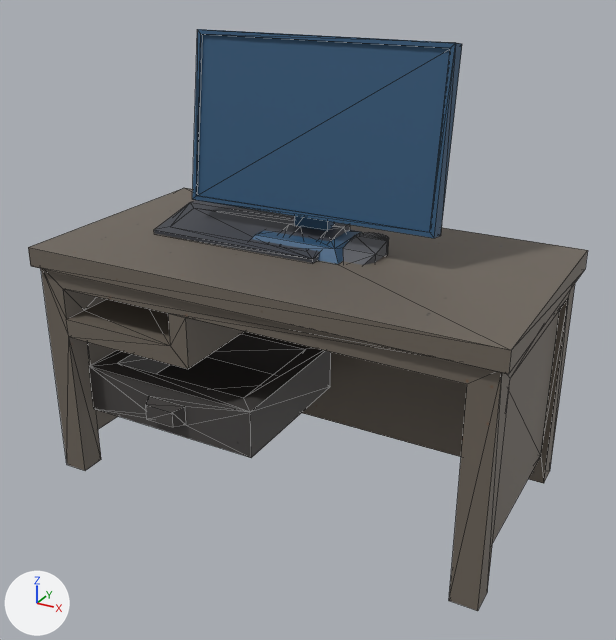
One commit to the glTF model unity/Assets/Art/BlenderBaked/prop-desk/mesh_prop-desk.glb: the scene before it, then after it.
Both versions are drawn from a camera (50 mm lens) standing at (1.459, -1.352, 1.237) and looking at (0.577, 0.252, 0.436). Lighting does not change. The marker at lower left points along +X, +Y and +Z. The older version comes first. Mesh edges are drawn as thin lines. Vertices at exactly the same position are counted once.

Before the edit, the objects in view are built like this:
```python
me_mesh_desk = bpy.data.meshes.new('Mesh desk')
me_mesh_desk.from_pydata(...)  # 191 vertices, 362 faces; spans x -0.016..1.124, y -0.016..0.59, z 0.0..1.062
me_mesh_desk.materials.append(mat_m_prop_desk)
ob_mesh_prop_desk = bpy.data.objects.new('mesh_prop-desk', me_mesh_desk)
ob_mesh_prop_desk.location = (0.0, 0.0, 0.0)
```
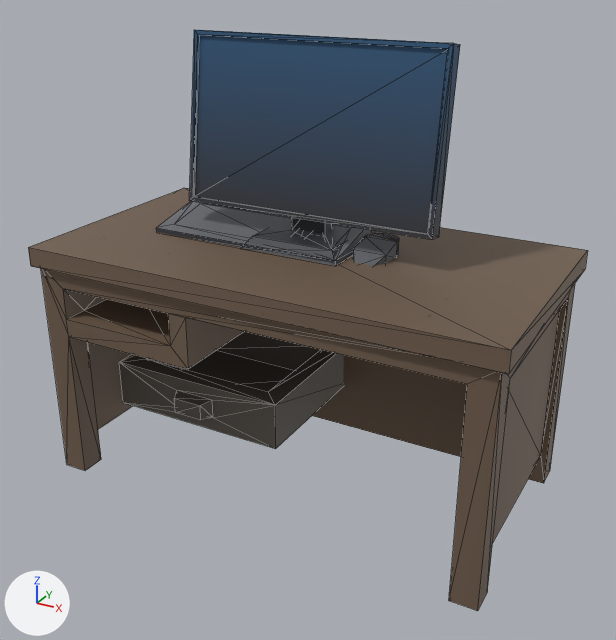
Where the change shows, as pixel boxes [x1, y1, x2, y2] in the pictures (616 x 640 px; the box of a moved part takes in the faces that stretch with it):
```json
{"object": "mesh_prop-desk", "change": "reshaped, recoloured", "before": [28, 29, 588, 611], "after": [28, 30, 588, 611]}
{"part": 1, "of": "me_mesh_desk", "change": "moved or reshaped", "before": [89, 332, 331, 458], "after": [119, 332, 344, 449]}
{"part": 2, "of": "me_mesh_desk", "change": "moved or reshaped", "before": [192, 29, 462, 264], "after": [189, 30, 460, 266]}
{"part": 3, "of": "me_mesh_desk", "change": "moved or reshaped", "before": [154, 200, 350, 263], "after": [156, 201, 375, 264]}
{"part": 4, "of": "me_mesh_desk", "change": "moved or reshaped", "before": [343, 232, 389, 265], "after": [353, 233, 399, 266]}
{"part": 5, "of": "me_mesh_desk", "change": "recoloured", "before": [58, 188, 553, 611], "after": [58, 188, 553, 611]}
{"part": 6, "of": "me_mesh_desk", "change": "edited", "before": [133, 201, 389, 436], "after": [133, 201, 389, 436], "on screen": "looks the same"}
{"part": 7, "of": "me_mesh_desk", "change": "recoloured", "before": [192, 30, 460, 238], "after": [192, 30, 460, 238]}
{"part": 8, "of": "me_mesh_desk", "change": "recoloured", "before": [156, 197, 430, 264], "after": [156, 197, 430, 264]}
```

Scene script edits in JSON lines:
```json
{"block": "me_mesh_desk", "where": "me_mesh_desk.from_pydata(...)  # 191 vertices, 362 faces; spans x -0.016..1.124, y -0.016..0.59, z 0.0..1.062"}
{"block": "me_mesh_desk", "where": "# used by ob_mesh_prop_desk; location = (0.0, 0.0, 0.0)"}
{"block": "me_mesh_desk", "change": "me_mesh_desk part 1: the loose piece of 24 vertices spanning x 0.062..0.536, y 0.026..0.451, z 0.155..0.276 is moved by (0.0, 0.109, -0.036)"}
{"block": "me_mesh_desk", "change": "me_mesh_desk part 2: the loose piece of 38 vertices spanning x 0.244..0.865, y 0.229..0.394, z 0.596..1.062 is moved by (0.0, -0.012, 0.0)"}
{"block": "me_mesh_desk", "change": "me_mesh_desk part 3: the loose piece of 18 vertices spanning x 0.176..0.614, y 0.208..0.391, z 0.595..0.638 is scaled about its middle by 1.12, then moved by (0.023, 0.024, 0.002)"}
{"block": "me_mesh_desk", "change": "me_mesh_desk part 4: the loose piece of 32 vertices spanning x 0.651..0.732, y 0.242..0.381, z 0.591..0.629 is moved by (0.023, 0.006, 0.0)"}
{"block": "me_mesh_desk", "change": "me_mesh_desk part 5: 154 faces centred in x -0.016..1.124, y -0.016..0.59, z 0.0..0.597 are repainted in the vertex colours; the middle colour goes from beige #cebfaa to beige #d2b08f"}
{"block": "me_mesh_desk", "change": "me_mesh_desk part 6: 131 faces centred in x 0.062..0.732, y 0.026..0.451, z 0.155..0.638 are repainted in the vertex colours; the middle colour goes from grey #8b868b to grey #b1a6ad"}
{"block": "me_mesh_desk", "change": "me_mesh_desk part 7: 41 faces centred in x 0.244..0.865, y 0.296..0.365, z 0.669..1.06 are repainted in the vertex colours; the middle colour goes from blue #61a6dd to blue #59a2df"}
{"block": "me_mesh_desk", "change": "me_mesh_desk part 8: 36 faces centred in x 0.322..0.659, y 0.208..0.391, z 0.595..0.741 are repainted in the vertex colours; the middle colour goes from blue #61a6dd to grey #696c73"}
```
